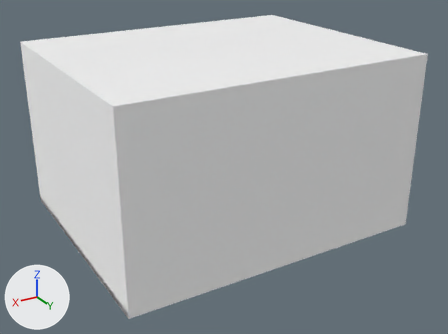
The glTF model rooms/escalera-galeria/room.glb as it was, and as the next commit left it.
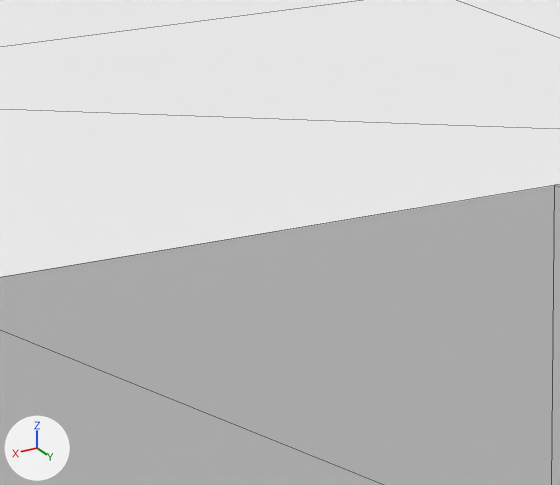
There are two pictures of each version: one whole from a camera (50 mm lens) standing at (5.05, 6.59, 5.2) and looking at (-0.02, -1.86, 0.98), one close up on the part from 29% to 54% of the width and 15% to 43% of the height. The axes (+X, +Y, +Z) are drawn at lower left. The lights are the same throughout. The last two pictures show the newer version. The close-ups show mesh edges as thin lines. Where no turn or scale is listed for an object, it has been applied to the vertices. Vertices at exactly the same position are counted once.

Before the edit, the objects in view are built like this:
```python
me_paint_f1ede4_001 = bpy.data.meshes.new('paint_f1ede4.001')
me_paint_f1ede4_001.from_pydata(...)  # 230 vertices, 408 faces; spans x -0.48..0.48, y -1.2..1.2, z -0.91..0.91
me_paint_f1ede4_001.materials.append(mat_paint_f1ede4_001)  # white #ffffff
me_paint_f4f1ea = bpy.data.meshes.new('paint_f4f1ea')
me_paint_f4f1ea.from_pydata([(-2.6, 2.1, 0.0), (-2.6, 0.0, 0.0), (-2.6, -2.1, 0.0), (0.0, 2.1, 0.0), (0.0, 0.0, 0.0), (0.0, -2.1, 0.0), (2.6, 2.1, 0.0), (2.6, 0.0, 0.0), (2.6, -2.1, 0.0)], [], [(4, 7, 8), (4, 8, 5), (1, 4, 5), (1, 5, 2), (0, 3, 4), (0, 4, 1), (3, 6, 7), (3, 7, 4)])
me_paint_f4f1ea.materials.append(mat_paint_f4f1ea)  # white #ffffff
me_wall_eeeae1 = bpy.data.meshes.new('wall_eeeae1')
me_wall_eeeae1.from_pydata(...)  # 16 vertices, 18 faces; spans x -2.6..2.6, y 0.0, z -1.5..1.5
me_wall_eeeae1.materials.append(mat_wall_eeeae1)  # white #ffffff
ob_furn_paint_f1ede4 = bpy.data.objects.new('furn:paint_f1ede4', me_paint_f1ede4_001)
ob_furn_paint_f1ede4.location = (1.485, -1.342, 0.908)
ob_shell_paint_f4f1ea = bpy.data.objects.new('shell:paint_f4f1ea', me_paint_f4f1ea)
ob_shell_paint_f4f1ea.location = (0.0, -2.1, 3.0)
ob_wall_wall_eeeae1 = bpy.data.objects.new('wall:wall_eeeae1', me_wall_eeeae1)
ob_wall_wall_eeeae1.location = (0.0, 0.0, 1.5)
```
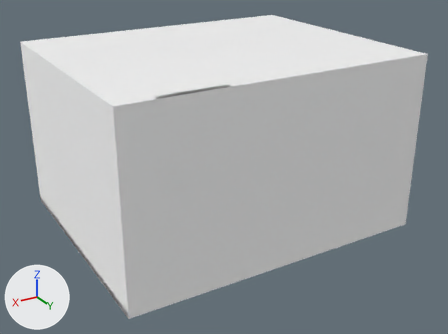
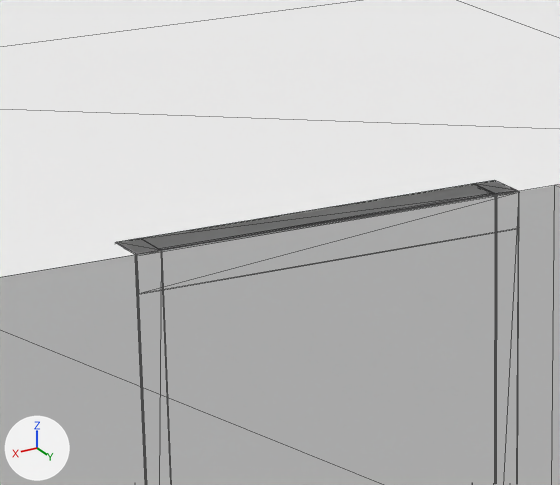
Where the newer file only moved an object's origin or applied its transform, the numbers keep the older frame.

The change in detail:
Material 'paint_4a433b' (mat_paint_4a433b) is new.
Its base color is (1.0, 1.0, 1.0) (white #ffffff).
Its metallic is 1.0.
Its roughness is 1.0.
me_paint_f1ede4_001 is used by ob_furn_paint_f1ede4; location (1.485, -1.342, 0.908).
me_paint_f1ede4_001 had 230 vertices, 408 faces and spanned x -0.48..0.48, y -1.2..1.2, z -0.91..0.91.
me_paint_f1ede4_001 now has 370 vertices, 700 faces and spans x -0.51..0.54, y -1.2..1.34, z -0.91..2.09.
me_paint_f1ede4_001 part 1: a new loose piece of 140 vertices spanning x -0.51..0.54, y 1.22..1.34, z 0.92..2.09, in mat_paint_f1ede4_001 (white #ffffff).
Other edits to the shape of me_paint_f1ede4_001 do not show in these pictures.
Mesh me_paint_4a433b is new.
It is a box spanning x -0.46..0.46, y -0.005..0.005, z -0.575..0.575.
It uses material mat_paint_4a433b (white #ffffff).
Object 'furn:paint_4a433b' (ob_furn_paint_4a433b) is new; it shows me_paint_4a433b.
Its location is (1.5, -0.012, 2.425).

Where the change shows, as pixel boxes [x1, y1, x2, y2] in the close-ups (560 x 485 px):
'furn:paint_f1ede4', reshaped (not visible before): after [117, 181, 517, 254]
'furn:paint_4a433b', added: after [161, 193, 493, 250]
